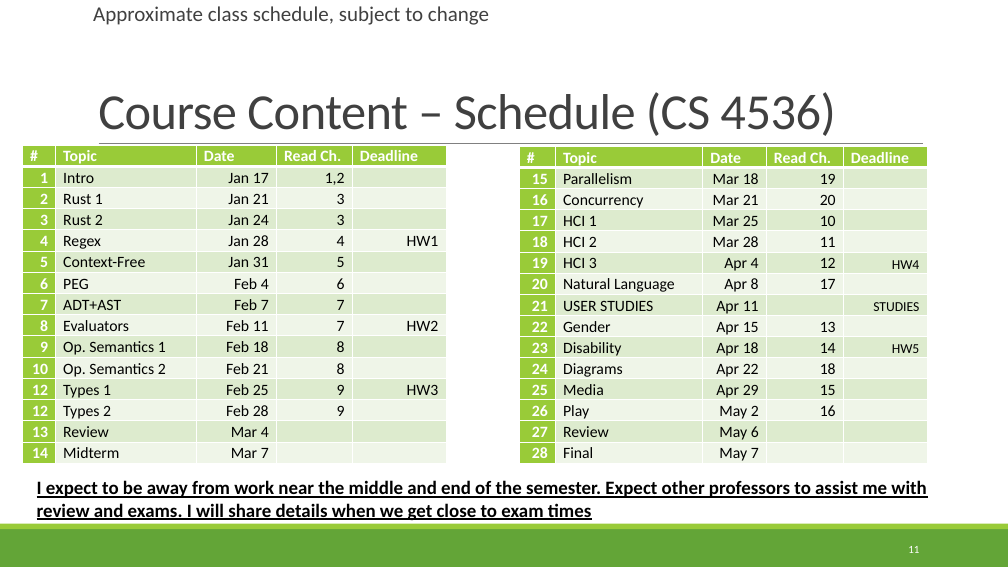
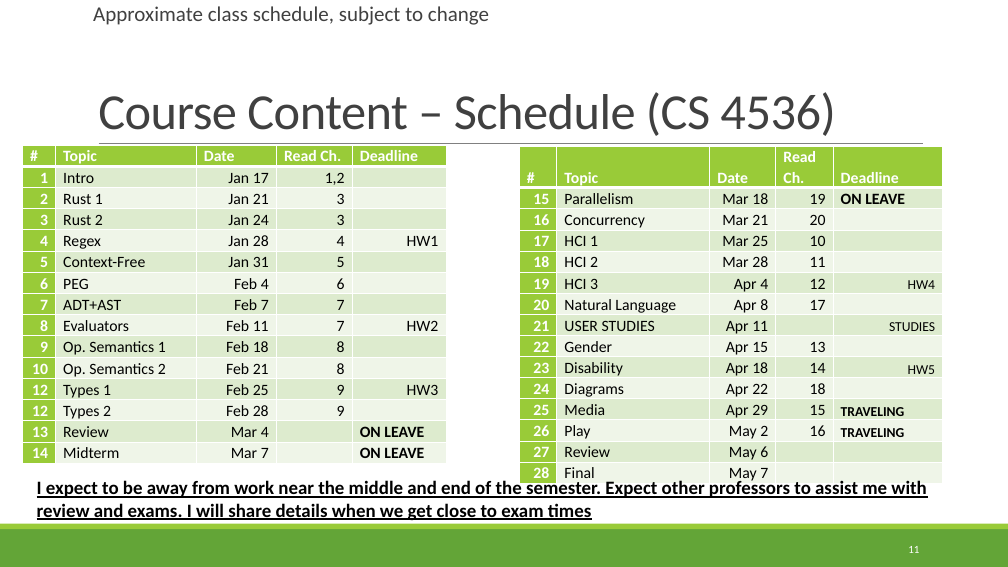
Before and after one commit to rbohrer/pl-course, a slide deck: slide 11 of LectureSlides/01Intro.pptx. Drawn at 1008x567 pixels with LibreOffice and Linux fonts; fonts in the diff are those of the drawing. Boxes give left, top, right and bottom in pixels: in the first picture for what was removed or moved away, otherwise in the second. Text is boxed around its words. In the diff, an @@ line names an element or a change of style, - is before the commit and + after.

```diff
--- a/LectureSlides/01Intro.pptx
+++ b/LectureSlides/01Intro.pptx
@@ table at [23, 145, 446, 462] @@
-row 14, column 5: 
+row 14, column 5: ON LEAVE
-row 15, column 5: 
+row 15, column 5: ON LEAVE
@@ table at [520, 147, 943, 487] @@
-row 2, column 5: 
+row 2, column 5: ON LEAVE
-row 12, column 5: 
+row 12, column 5: TRAVELING
-row 13, column 5: 
+row 13, column 5: TRAVELING
@@ table: place and size @@
-table at [520, 147, 928, 465]
+table at [520, 147, 943, 487]
```
